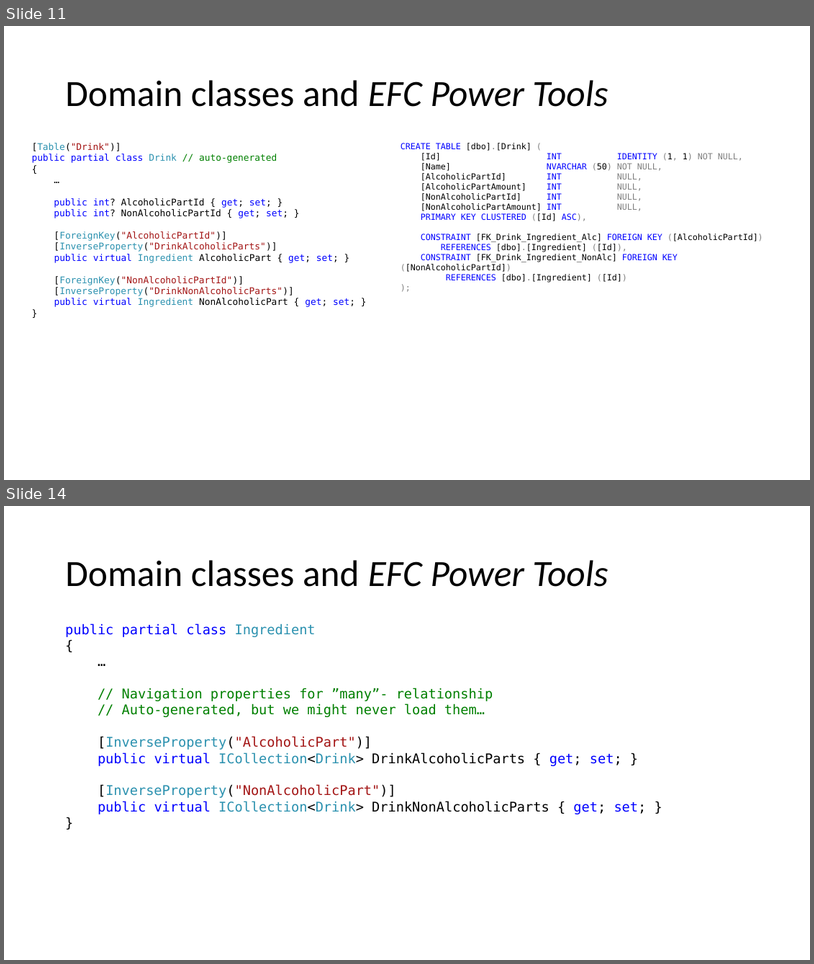
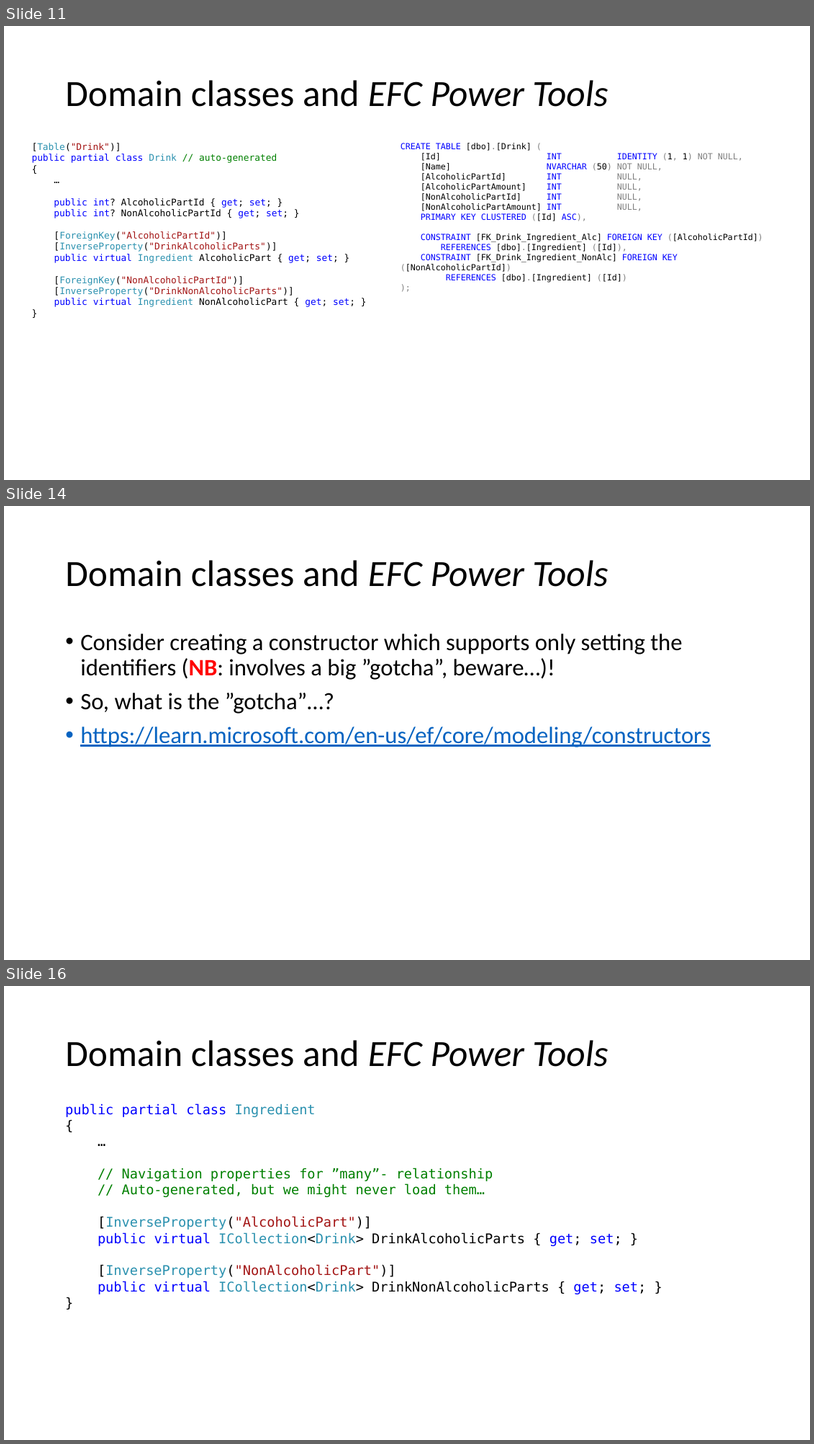
Before and after one commit to perslaursen/OOProg22, a slide deck: Chap/EFCore/Presentations/EFCoreEssentials.pptx. Shown one above the other, each under a label of ours: slides 11 and 14 before the commit, slides 11, 14 and 16 after it; the slides between them are not shown. The pictures are 814x964 and 814x1444 pixels, drawn with LibreOffice and Linux fonts; fonts in the diff are those of the drawing. Boxes give left, top, right and bottom in pixels: in the first picture for what was removed or moved away, otherwise in the second. Text is boxed around its words. In the diff, an @@ line names an element or a change of style, - is before the commit and + after.

Commit message:
Updates to EFCore materials
As per the constructor parameter naming rules discovered in class :-).

```diff
--- a/Chap/EFCore/Presentations/EFCoreEssentials.pptx
+++ b/Chap/EFCore/Presentations/EFCoreEssentials.pptx
@@ slide 14 added at [4,506,810,960], background #FFFFFF @@
@@ title added at [65,560,608,587], 44 pt, text #000000 @@
+Domain classes and EFC Power Tools
@@ text added at [80,633,710,747], 28 pt, text #000000 @@
+• Consider creating a constructor which supports only setting the identifiers (NB: involves a big ”gotcha”, beware…)!
+• So, what is the ”gotcha”…?
+• https://learn.microsoft.com/en-us/ef/core/modeling/constructors
@@ what was slide 14 is now slide 16 @@
```
Also in this commit, not shown: 2 slides changed, 1 other slide added, 1 other file.
